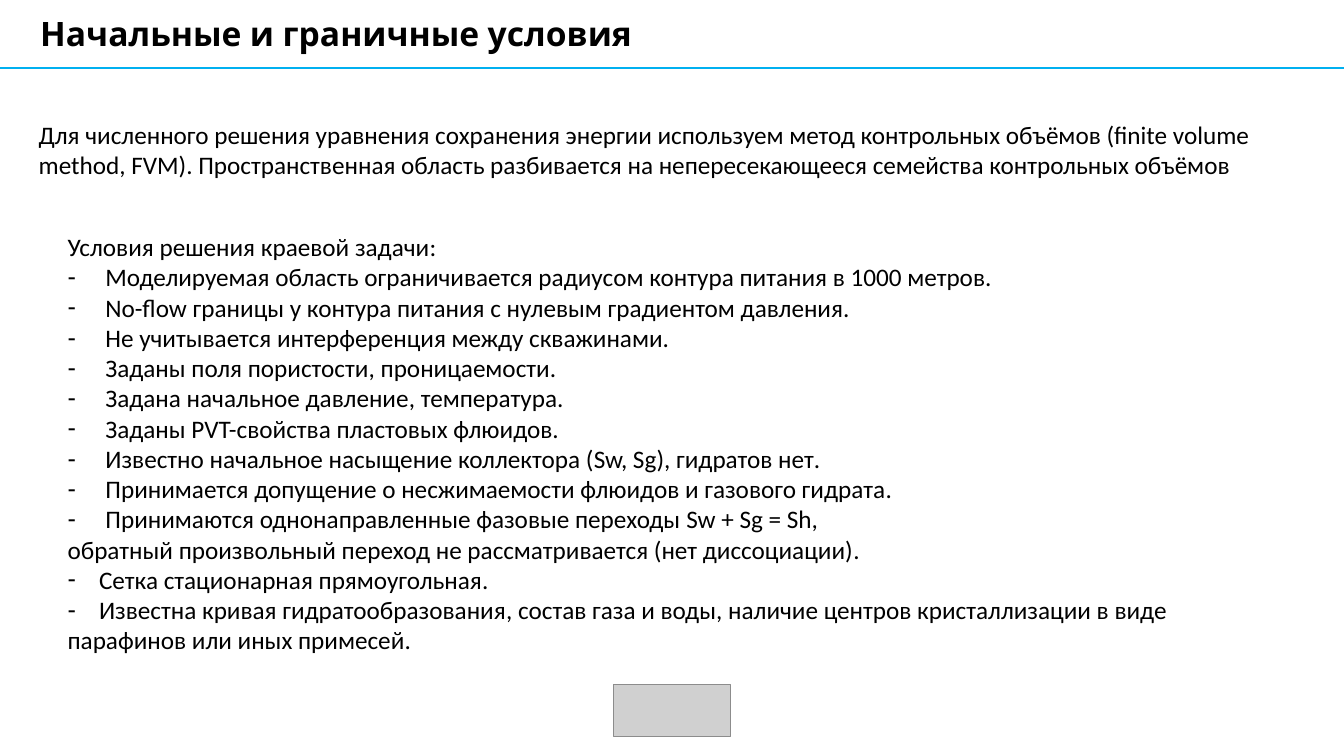
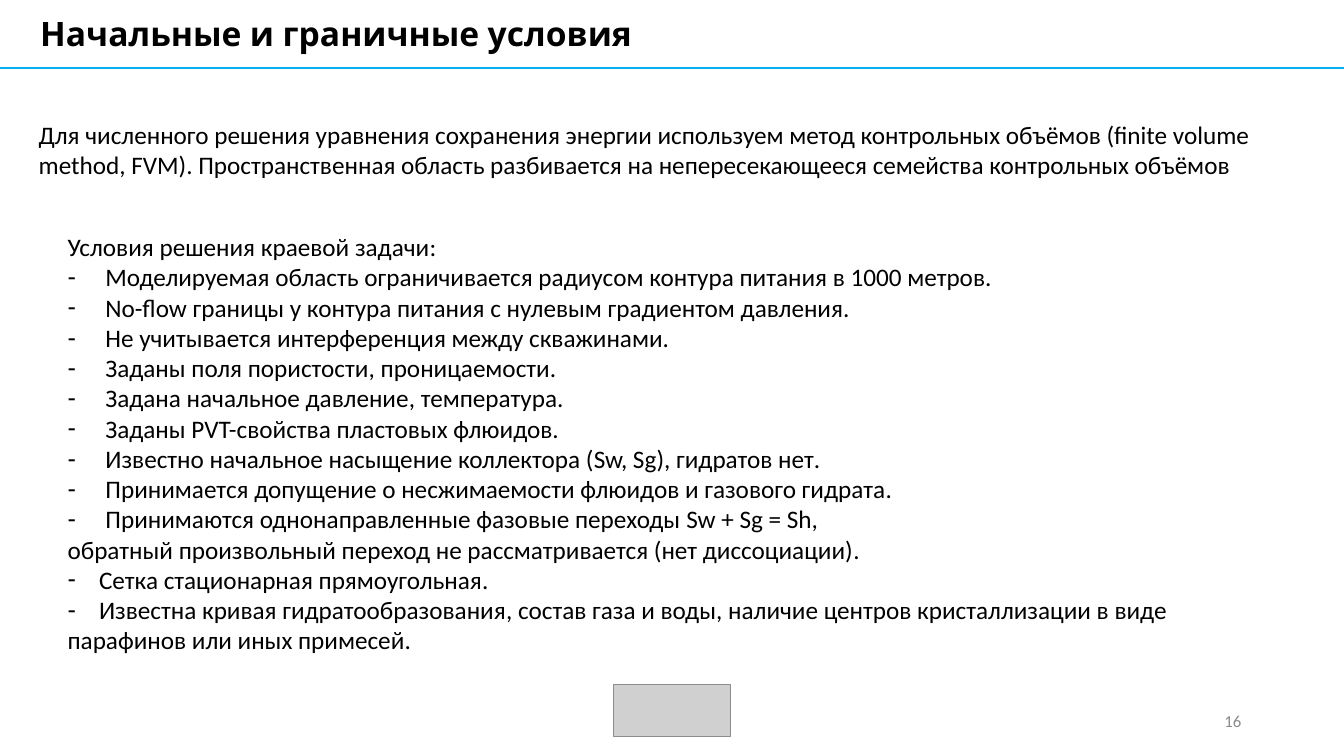
Before and after one commit to AlxndrKlbk/PhD_scriptorium, a slide deck: slide 16 of my_articles/3_course/автореферат/Kolbeko_AB.pptx. Drawn at 1344x756 pixels with LibreOffice and Linux fonts; fonts in the diff are those of the drawing; grey boxes stand for pictures. Boxes give left, top, right and bottom in pixels: in the first picture for what was removed or moved away, otherwise in the second. Text is boxed around its words. In the diff, an @@ line names an element or a change of style, - is before the commit and + after.

```diff
--- a/my_articles/3_course/автореферат/Kolbeko_AB.pptx
+++ b/my_articles/3_course/автореферат/Kolbeko_AB.pptx
@@ page number added at [1224, 716, 1241, 727], 12 pt, text #8C8C8C @@
+16
```
Also in this commit, not shown: 23 other slides changed, 2 other files.
